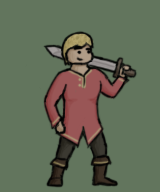
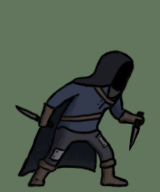
Layer changes from the first 160×192 image to the second:
showed group "Thief" (4 layers) over (x1=14, y1=49, x2=146, y2=188)
hid group "Prince" (4 layers) over (x1=25, y1=30, x2=141, y2=188)
